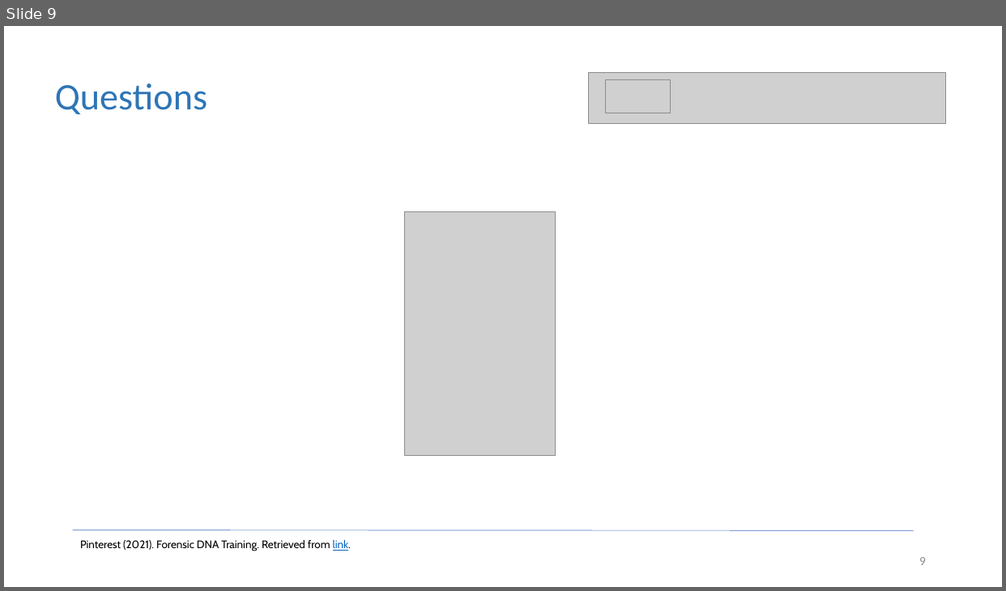
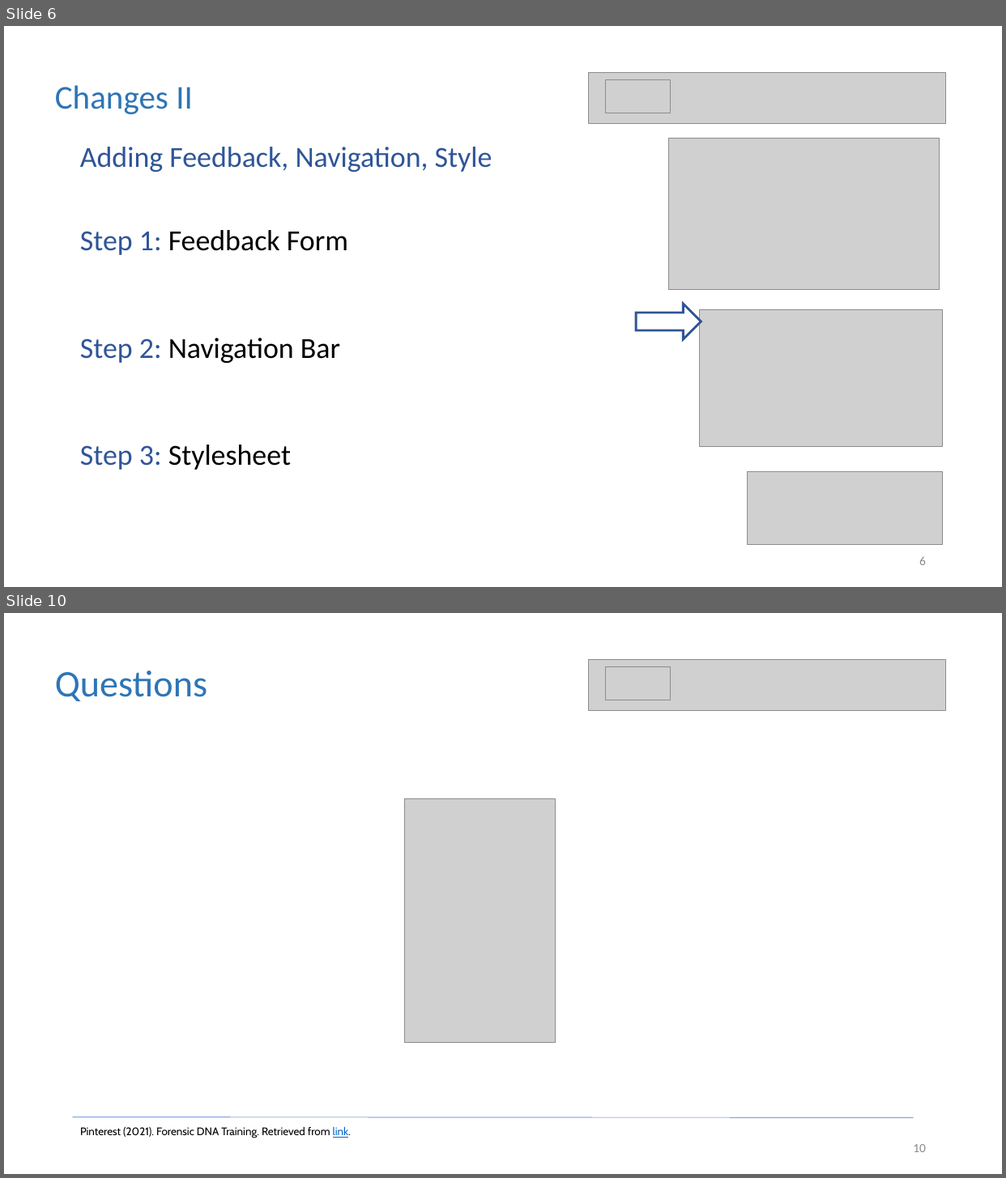
Before and after one commit to christophergalli/Team_Habsburg, a slide deck: GeneService_Presentation.pptx. Shown one above the other, each under a label of ours: slide 9 before the commit, slides 6 and 10 after it; the slides between them are not shown. The pictures are 1006x591 and 1006x1178 pixels, drawn with LibreOffice and Linux fonts; fonts in the diff are those of the drawing; grey boxes stand for pictures. Boxes give left, top, right and bottom in pixels: in the first picture for what was removed or moved away, otherwise in the second. Text is boxed around its words. In the diff, an @@ line names an element or a change of style, - is before the commit and + after.

```diff
--- a/GeneService_Presentation.pptx
+++ b/GeneService_Presentation.pptx
@@ slide 6 added at box(4, 26, 1002, 587), background #FFFFFF @@
@@ picture added at box(589, 72, 946, 123) @@
@@ text added at box(55, 85, 193, 114), 32 pt, text #2E75B6 @@
+Changes II
@@ picture added at box(605, 80, 671, 113) @@
@@ text added at box(80, 147, 492, 470), 28 pt, text #2F5597 @@
+Adding Feedback, Navigation, Style
+Step 1: Feedback Form
+Step 2: Navigation Bar
+Step 3: Stylesheet
@@ picture added at box(669, 139, 940, 289) @@
@@ right arrow added at box(636, 304, 701, 339), outline #2F5597 2.25 pt @@
@@ picture added at box(700, 310, 943, 446) @@
@@ picture added at box(748, 472, 943, 544) @@
@@ page number added at box(919, 557, 926, 565), 12 pt, text #8C8C8C @@
+6
@@ what was slide 9 is now slide 10 @@
@@ page number at box(913, 1144, 926, 1152): text changed @@
-9
+10
```
Also in this commit, not shown: 8 slides changed, 1 other slide added, 1 other file.
